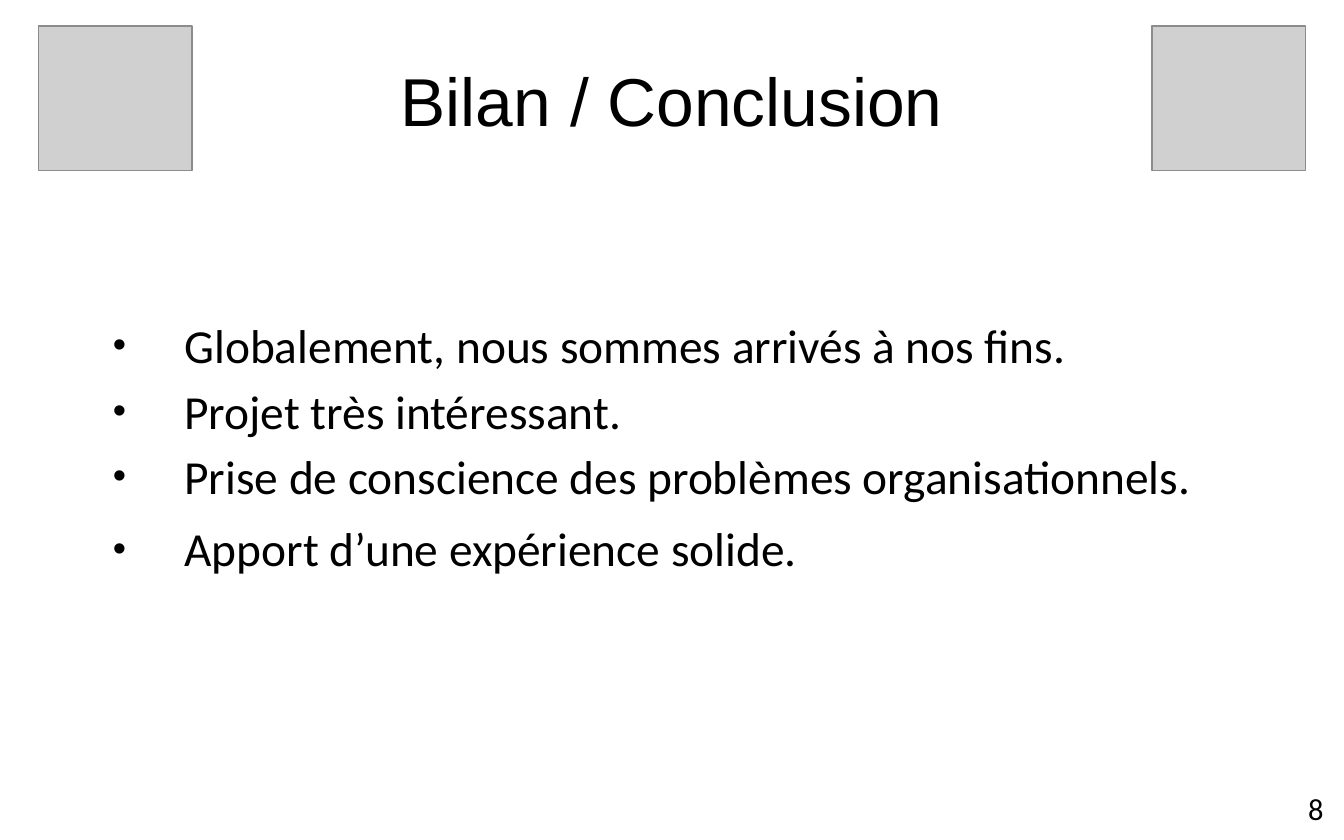
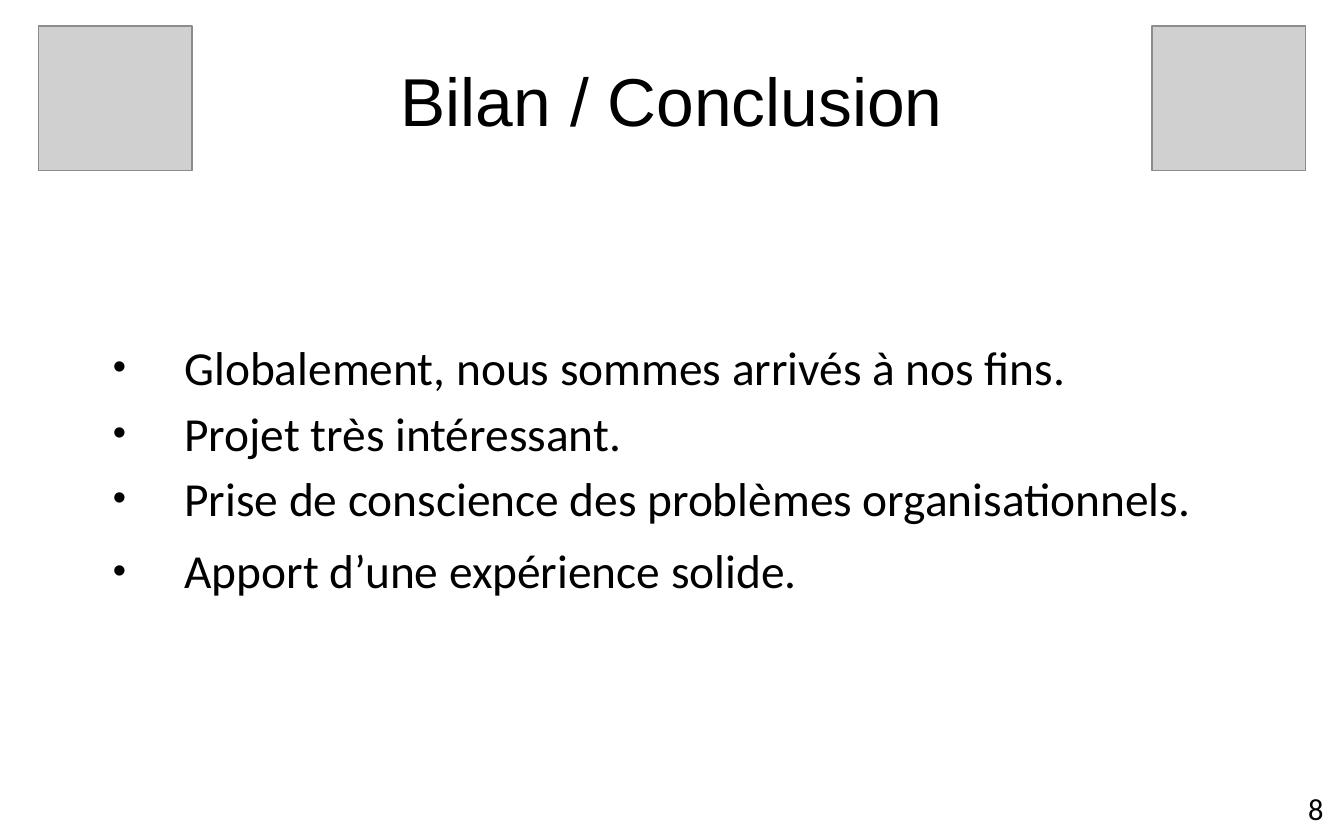
Before and after one commit to edri/ProjetChat2015, a slide deck: slide 9 of Documentation/Présentation/Projet de semestre.pptx. Drawn at 1344x840 pixels with LibreOffice and Linux fonts; fonts in the diff are those of the drawing; grey boxes stand for pictures; background and template pictures are left out. Boxes give left, top, right and bottom in pixels: in the first picture for what was removed or moved away, otherwise in the second. Text is boxed around its words. In the diff, an @@ line names an element or a change of style, - is before the commit and + after.

Commit message:
Màj de la présentation.

```diff
--- a/Documentation/Présentation/Projet de semestre.pptx
+++ b/Documentation/Présentation/Projet de semestre.pptx
@@ text "Globalement, nous sommes arrivés à ...": place and size @@
-text "Globalement, nous sommes arrivés à ..." at <box>184,330,1190,574</box>
+text "Globalement, nous sommes arrivés à ..." at <box>184,352,1190,596</box>
```
Also in this commit, not shown: 2 other slides changed, 2 other files.
